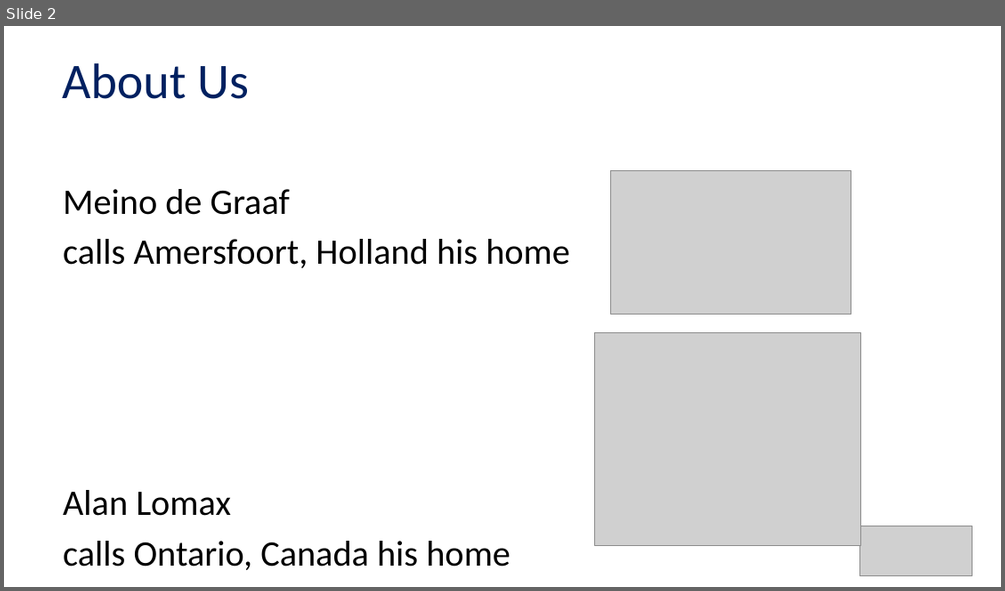
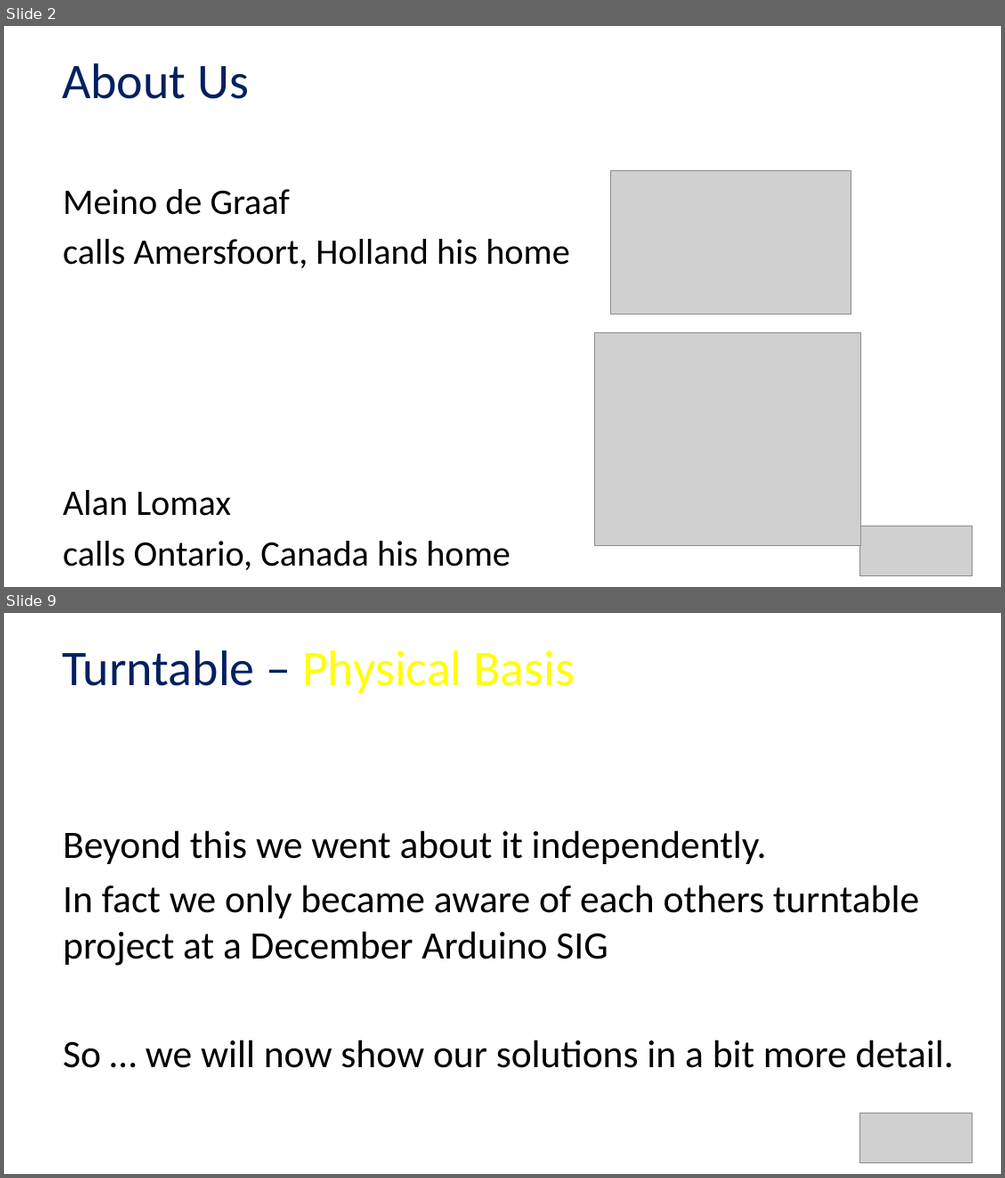
Before and after one commit to Alan-Lomax/MERG-SIG-Presentations, a slide deck: MERG Arduino SIG Turntable Part 1.pptx. Shown one above the other, each under a label of ours: slide 2 before the commit, slides 2 and 9 after it; the slides between them are not shown. The pictures are 1005x591 and 1005x1178 pixels, drawn with LibreOffice and Linux fonts; fonts in the diff are those of the drawing; grey boxes stand for pictures; background and template pictures are left out. Boxes give left, top, right and bottom in pixels: in the first picture for what was removed or moved away, otherwise in the second. Text is boxed around its words. In the diff, an @@ line names an element or a change of style, - is before the commit and + after.

```diff
--- a/MERG Arduino SIG Turntable Part 1.pptx
+++ b/MERG Arduino SIG Turntable Part 1.pptx
@@ slide 9 added at (4,613,1001,1174), background picture (left out) @@
@@ title added at (62,650,574,693), 36 pt, text #FFFF00 @@
+Turntable – Physical Basis
@@ text added at (63,830,954,1068), 28 pt, text #000000 @@
+Beyond this we went about it independently.
+In fact we only became aware of each others turntable project at a December Arduino SIG
+So … we will now show our solutions in a bit more detail.
@@ picture added at (859,1112,971,1162) @@
```
Also in this commit, not shown: 3 slides changed, 4 other slides added, 3 slides removed.
